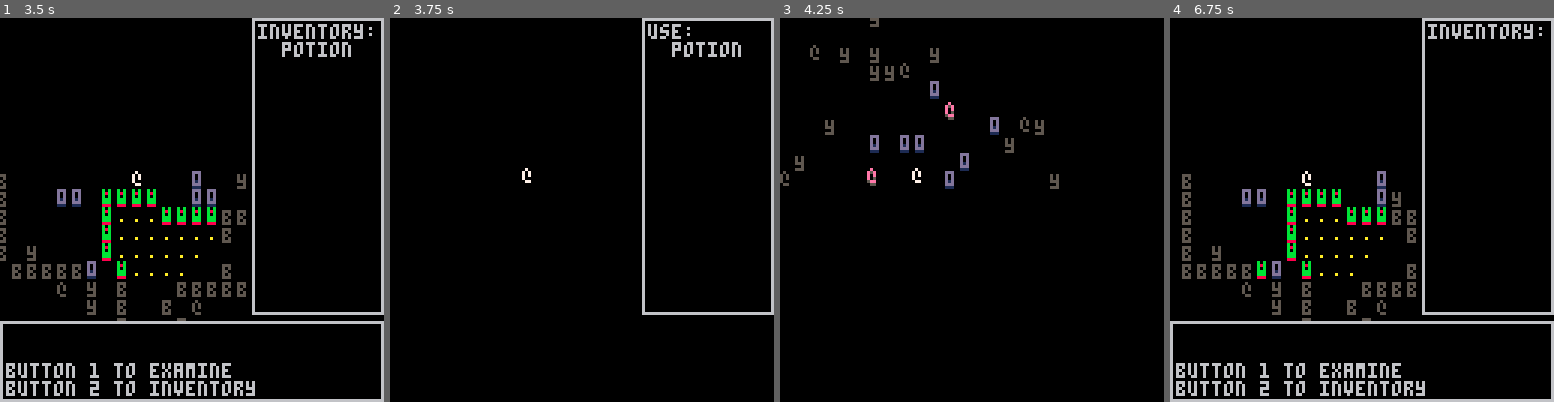
Above: before the commit, frames 1-4 (left to right).
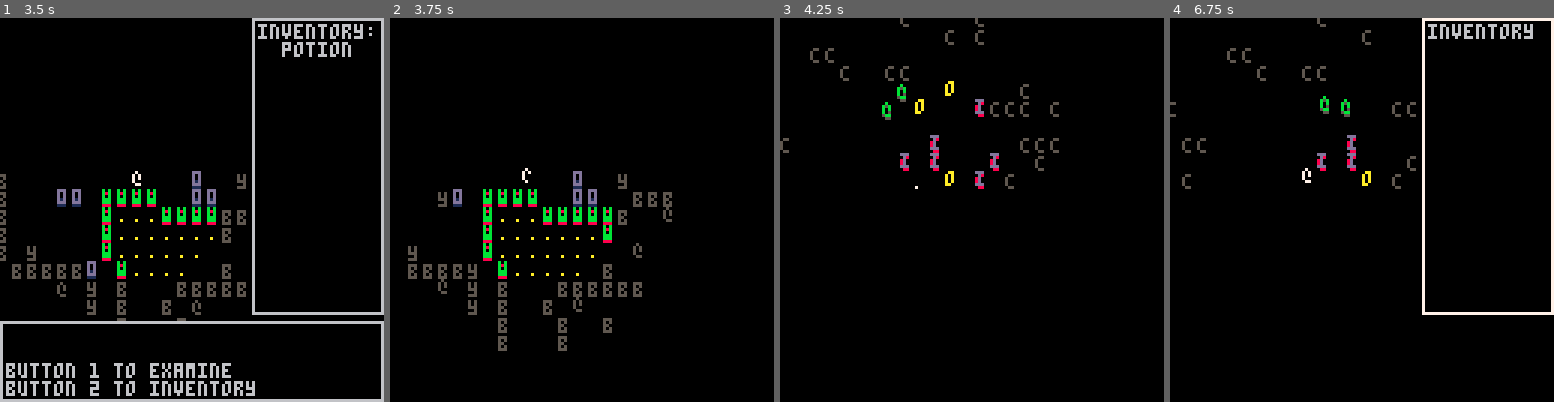
Above: after the commit, the same moments.

Repository: arnodick/castle
Game: PICO-8 cartridge castle.p8
Two runs of this game, one before a commit and one after it. Both use one fixed random seed, a clock stepped at 60 frames per second and the inputs below.
Inputs:
- Up to frame 1 (3.5 s): tap O (Z key) at 0.33, 0.7, 1.43, 2.22, 3.1 s; tap X (X key) at 1.07, 2.07, 2.4, 2.73, 3.07, 3.4 s; hold Left 1.97-2.37 s; hold Down 2.42-2.82 s; hold Right from 2.87 s (still down)
- Up to frame 2 (3.75 s): release Right at 3.53 s; hold Up from 3.58 s (still down); tap X (X key) at 3.73 s
- Up to frame 3 (4.25 s): tap O (Z key) at 3.98 s; tap X (X key) at 4.07 s; release Up at 4.08 s; hold Right from 4.13 s (still down)
- Up to frame 4 (6.75 s): tap X (X key) every 0.33 s from 4.4 to 6.73 s; release Right at 4.53 s; hold Down 4.58-5.08 s; tap O (Z key) at 4.87, 5.75, 6.63 s; hold Left 5.13-5.8 s; hold Up 5.85-6.18 s; hold Left 6.23-6.63 s; hold Down from 6.68 s (still down)

Frame 1 is identical in both runs. In frame 2, 6.4% of the frame differs, in the area x 4-100%, y 0-87%; in frame 3, 3.3%; in frame 4, 10%, in the area x 0-100%, y 0-100%.

Commit message:
oob level transition

Diff:
--- a/castle.p8
+++ b/castle.p8
@@ -584,11 +584,18 @@
 end
 
 function actoroob(a,dire)
-	if a.x+dire[1]<0       then dire[1]=rooms[level].room_w-1 end
-	if a.x+dire[1]>=rooms[level].room_w then dire[1]=-rooms[level].room_w+1 end
-	if a.y+dire[2]<0       then dire[2]=rooms[level].room_w-1 end
-	if a.y+dire[2]>=rooms[level].room_w then dire[2]=-rooms[level].room_w+1 end
+	local out=false
+	if a.x+dire[1]<0       then dire[1]=rooms[level].room_w-1 out=true  end
+	if a.x+dire[1]>=rooms[level].room_w then dire[1]=-rooms[level].room_w+1 out=true  end
+	if a.y+dire[2]<0       then dire[2]=rooms[level].room_w-1 out=true  end
+	if a.y+dire[2]>=rooms[level].room_w then dire[2]=-rooms[level].room_w+1 out=true  end
+	if a==p and out then
+		level+=1
+		if level>3 then level=0 end
+		changelevel(level)
+	end
 	return dire
+
 end
 
 function comparedistance(a,t)
